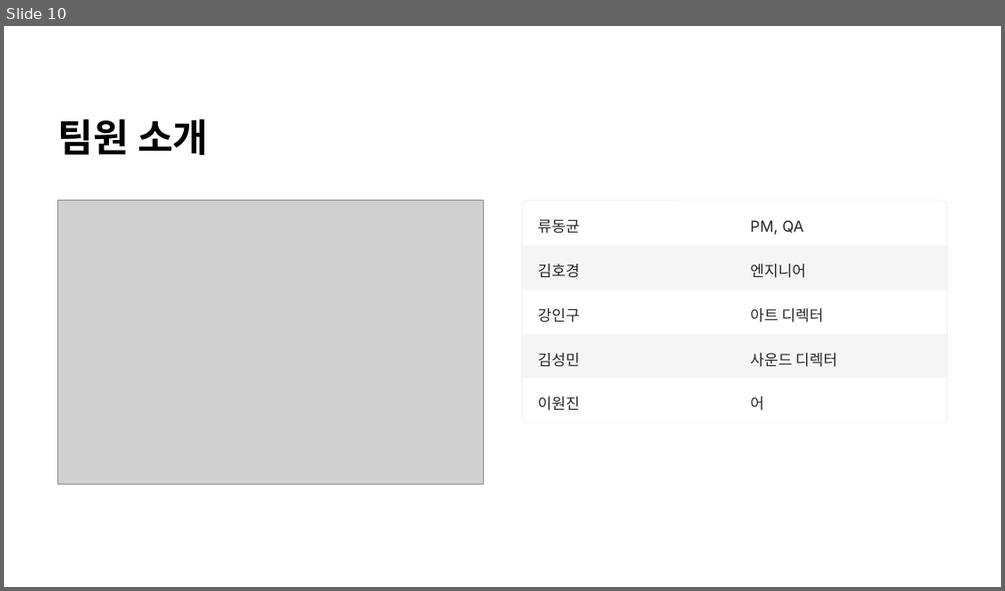
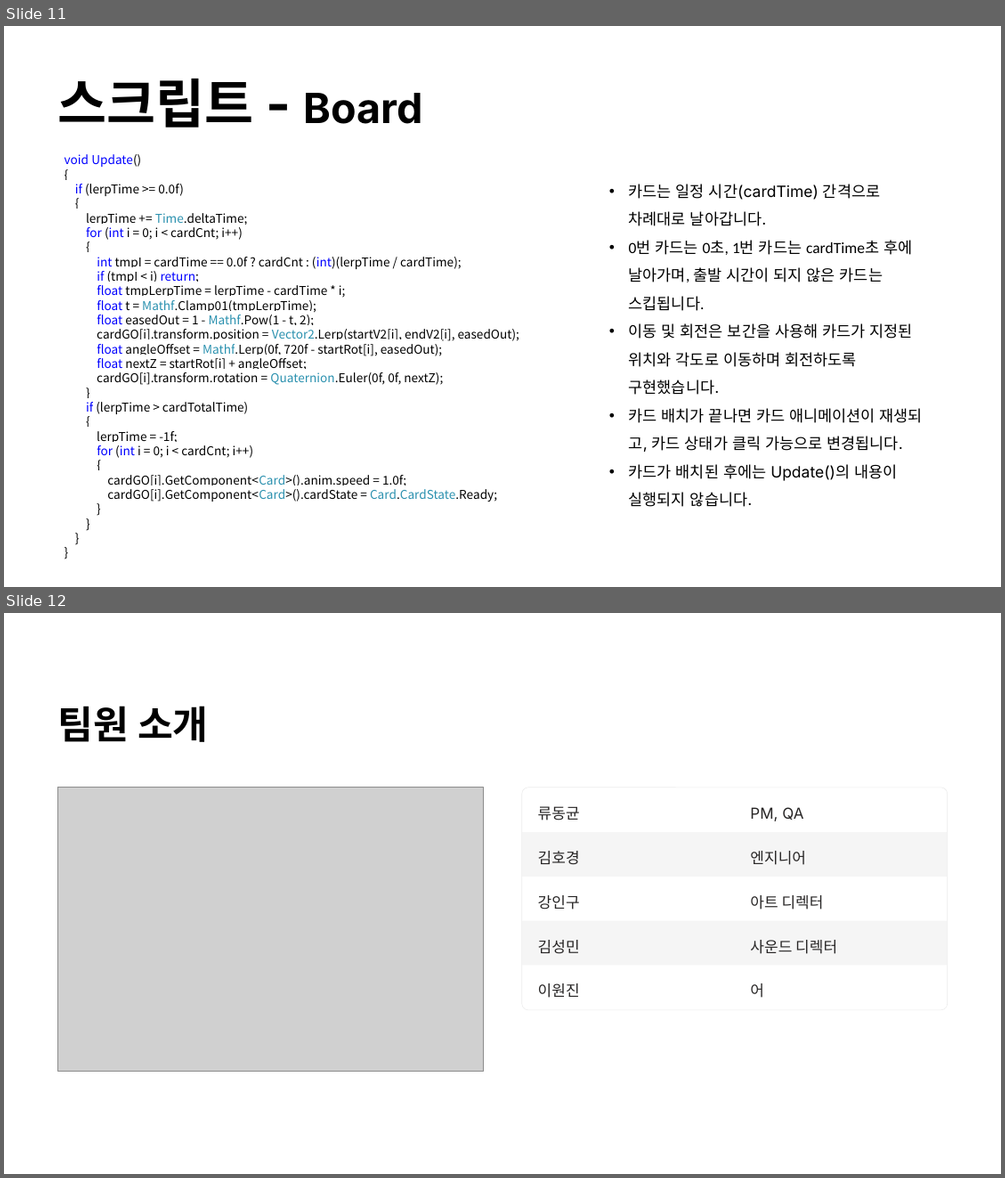
Before and after one commit to gyro1515/TeamProject_FindRtan, a slide deck: tzjqc37h0bnimw7.pptx. Shown one above the other, each under a label of ours: slide 10 before the commit, slides 11 and 12 after it. The pictures are 1005x591 and 1005x1178 pixels, drawn with LibreOffice and Linux fonts; fonts in the diff are those of the drawing; grey boxes stand for pictures; background and template pictures are left out. Boxes give left, top, right and bottom in pixels: in the first picture for what was removed or moved away, otherwise in the second. Text is boxed around its words. In the diff, an @@ line names an element or a change of style, - is before the commit and + after.

```diff
--- a/tzjqc37h0bnimw7.pptx
+++ b/tzjqc37h0bnimw7.pptx
@@ slide 11 added at <box>4,26,1001,587</box>, background #FFFFFF; not listed: 1 template element that a slide beside it also shows @@
@@ text added at <box>58,79,423,127</box>, 61.5 pt, text #000000, bold @@
+스크립트 - Board
@@ text added at <box>65,154,519,501</box>, 14 pt, text #000000 @@
+void Update()
+{
+if (lerpTime >= 0.0f)
+{
+lerpTime += Time.deltaTime;
+for (int i = 0; i < cardCnt; i++)
+{
+int tmpI = cardTime == 0.0f ? cardCnt : (int)(lerpTime / cardTime);
+if (tmpI < i) return;
+float tmpLerpTime = lerpTime - cardTime * i;
+float t = Mathf.Clamp01(tmpLerpTime);
+float easedOut = 1 - Mathf.Pow(1 - t, 2);
+cardGO[i].transform.position = Vector2.Lerp(startV2[i], endV2[i], easedOut);
+float angleOffset = Mathf.Lerp(0f, 720f - startRot[i], easedOut);
+float nextZ = startRot[i] + angleOffset;
+cardGO[i].transform.rotation = Quaternion.Euler(0f, 0f, nextZ);
+}
+if (lerpTime > cardTotalTime)
+{
+lerpTime = -1f;
+for (int i = 0; i < cardCnt; i++)
+{
+cardGO[i].GetComponent<Card>().anim.speed = 1.0f;
+cardGO[i].GetComponent<Card>().cardState = Card.CardState.Ready;
+}
+}
+}
+}
@@ text added at <box>629,184,922,507</box>, 18 pt, text #000000 @@
+• 카드는 일정 시간(cardTime) 간격으로 차례대로 날아갑니다.
+• 0번 카드는 0초, 1번 카드는 cardTime초 후에 날아가며, 출발 시간이 되지 않은 카드는 스킵됩니다.
+• 이동 및 회전은 보간을 사용해 카드가 지정된 위치와 각도로 이동하며 회전하도록 구현했습니다.
+• 카드 배치가 끝나면 카드 애니메이션이 재생되고, 카드 상태가 클릭 가능으로 변경됩니다.
+• 카드가 배치된 후에는 Update()의 내용이 실행되지 않습니다.
@@ rectangle added at <box>880,553,1001,584</box>, fill #FFFFFF, outline #FFFFFF 1 pt @@
@@ what was slide 10 is now slide 12 @@
```
Also in this commit, not shown: 2 other slides added, 1 slide removed, 1 other file.
